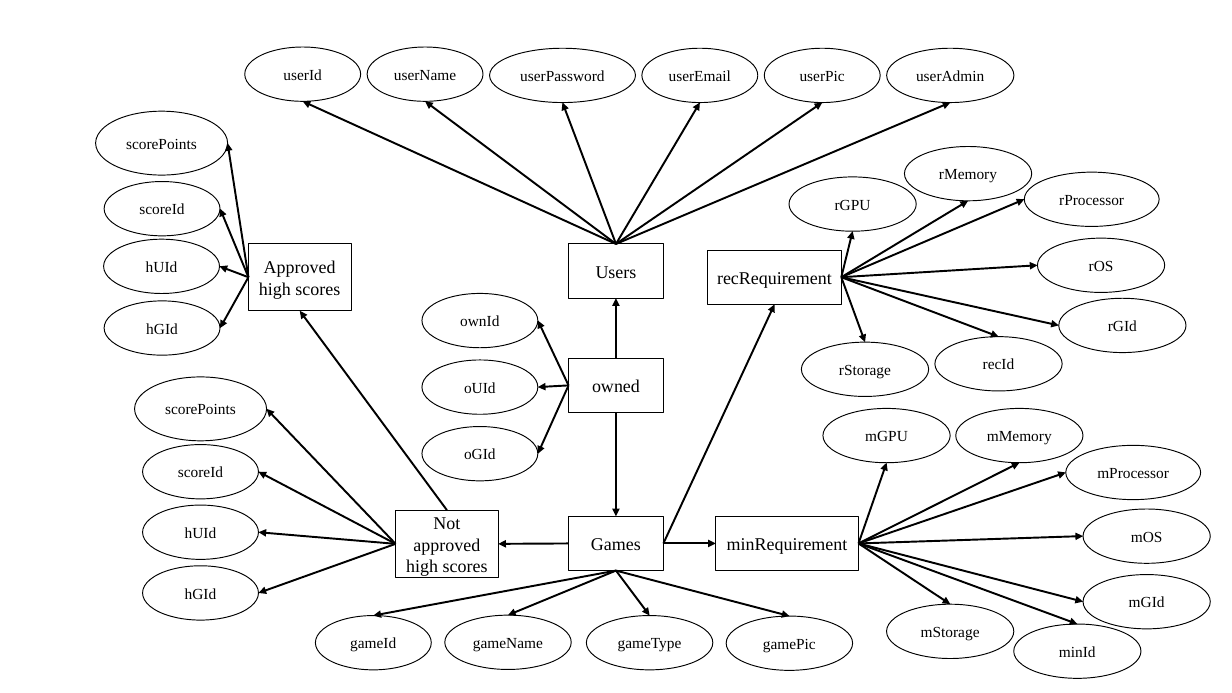
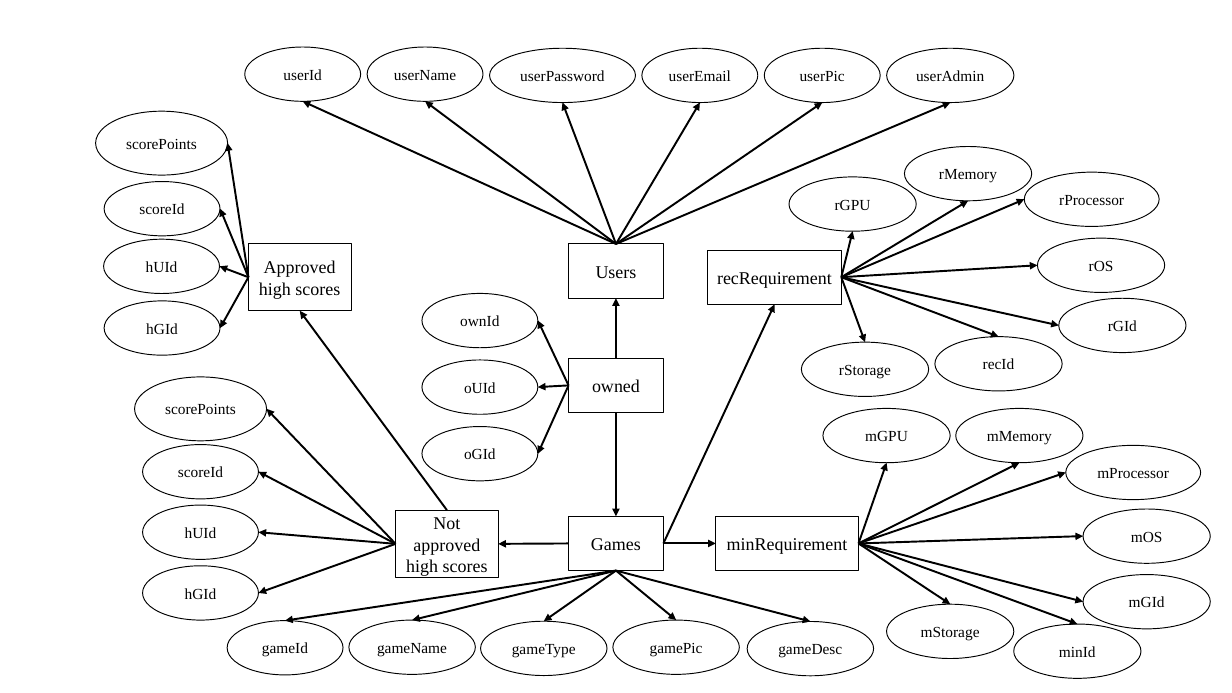
Before and after one commit to SzenasiLevente/ProjektOKJ, a slide deck: slide 1 of diagrams/adatbazis.pptx. Drawn at 1232x693 pixels with LibreOffice and Linux fonts; fonts in the diff are those of the drawing. Boxes give left, top, right and bottom in pixels: in the first picture for what was removed or moved away, otherwise in the second. Text is boxed around its words. In the diff, an @@ line names an element or a change of style, - is before the commit and + after.

```diff
--- a/diagrams/adatbazis.pptx
+++ b/diagrams/adatbazis.pptx
@@ arrow moved from (616, 571) - (373, 616) to (616, 571) - (286, 621) @@
@@ arrow moved from (616, 571) - (508, 616) to (616, 571) - (412, 620) @@
@@ arrow moved from (616, 571) - (650, 616) to (616, 571) - (544, 621) @@
@@ arrow moved from (616, 571) - (789, 616) to (616, 571) - (677, 620) @@
@@ arrow added from (616, 571) to (811, 622), #000000 1.5 pt @@
@@ ellipse "gameId": place and size @@
-ellipse "gameId" at [315, 616, 431, 670]
+ellipse "gameId" at [227, 621, 343, 676]
@@ ellipse "gameName": place and size @@
-ellipse "gameName" at [445, 616, 571, 670]
+ellipse "gameName" at [349, 620, 476, 675]
@@ ellipse "gameType": place and size @@
-ellipse "gameType" at [587, 616, 714, 670]
+ellipse "gameType" at [481, 621, 607, 676]
@@ ellipse "gamePic": place and size @@
-ellipse "gamePic" at [726, 616, 853, 671]
+ellipse "gamePic" at [613, 620, 739, 675]
@@ ellipse added at [748, 622, 874, 677], outline #000000 0.75 pt, 12 pt, text #000000 @@
+gameDesc
```
Also in this commit, not shown: 5 other files.
